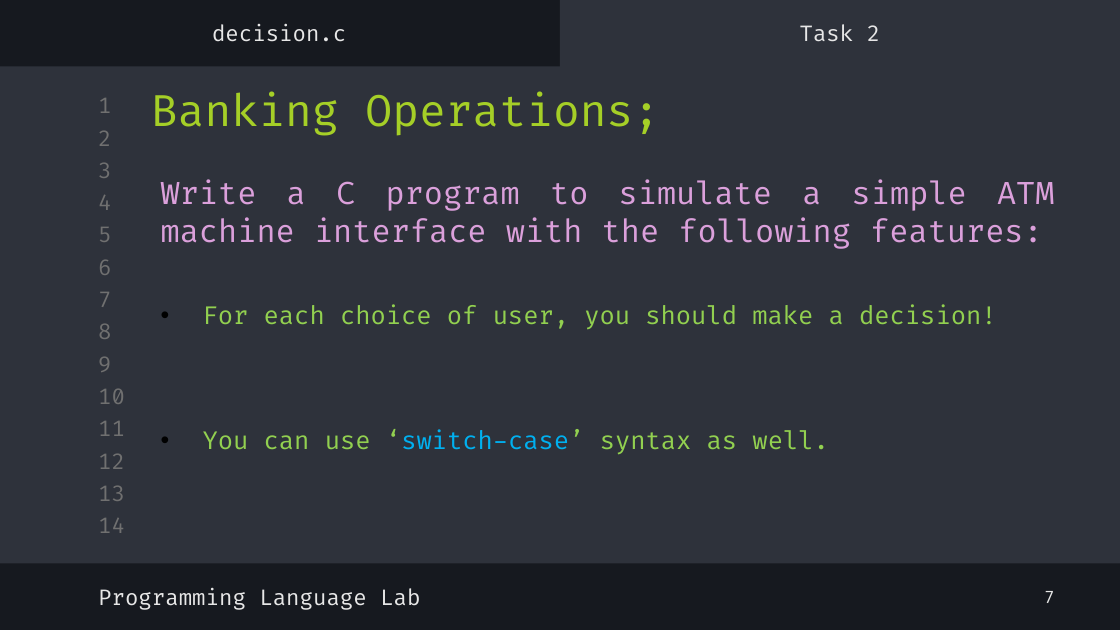
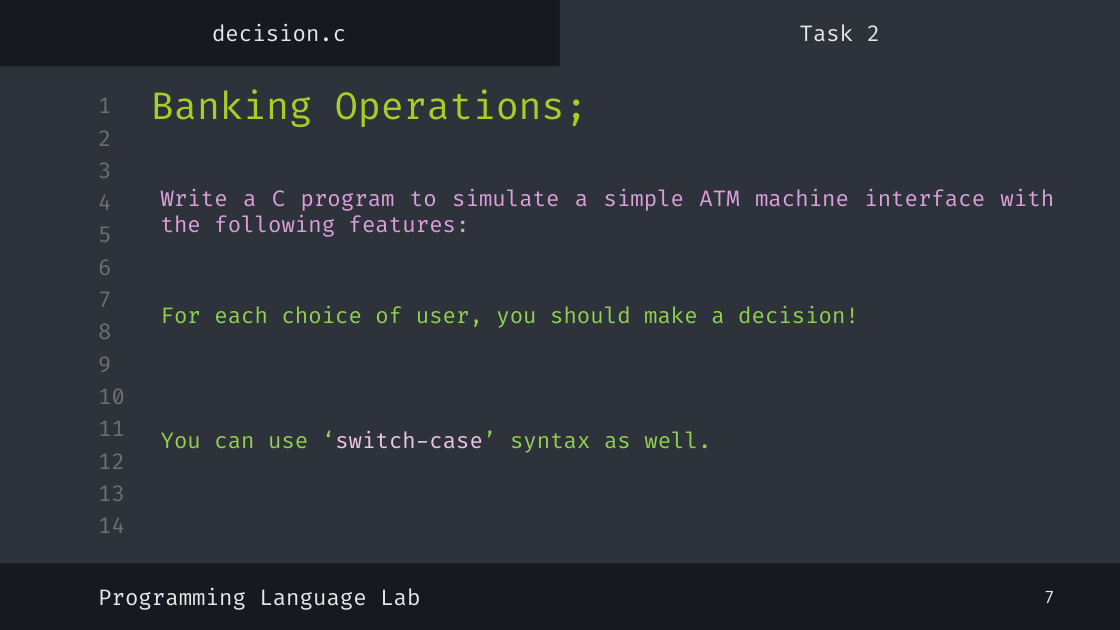
Before and after one commit to shayan-naghizadeh/C-Lab-AUT, a slide deck: slide 9 of slides/4.Decision/Decision.pptx. Drawn at 1120x630 pixels with LibreOffice and Linux fonts; fonts in the diff are those of the drawing. Boxes give left, top, right and bottom in pixels: in the first picture for what was removed or moved away, otherwise in the second. Text is boxed around its words. In the diff, an @@ line names an element or a change of style, - is before the commit and + after.

```diff
--- a/slides/4.Decision/Decision.pptx
+++ b/slides/4.Decision/Decision.pptx
@@ title "Banking Operations;" at box(151, 89, 588, 127): size 28 to 24 pt @@
@@ text "Write a C program to ..." at box(161, 189, 1054, 237): size 20 to 14 pt @@
@@ text "For each choice of user, ..." at box(161, 306, 859, 328): size 16 to 14 pt; bullet • to none @@
@@ text "You can use ‘switch-case’ syntax ..." at box(161, 431, 711, 453): size 16 to 14 pt; text colour #00B0F0 to #E9C6E9 in "‘switch-case’"; bullet • to none @@
```
Also in this commit, not shown: 8 other slides changed, 3 other files.
